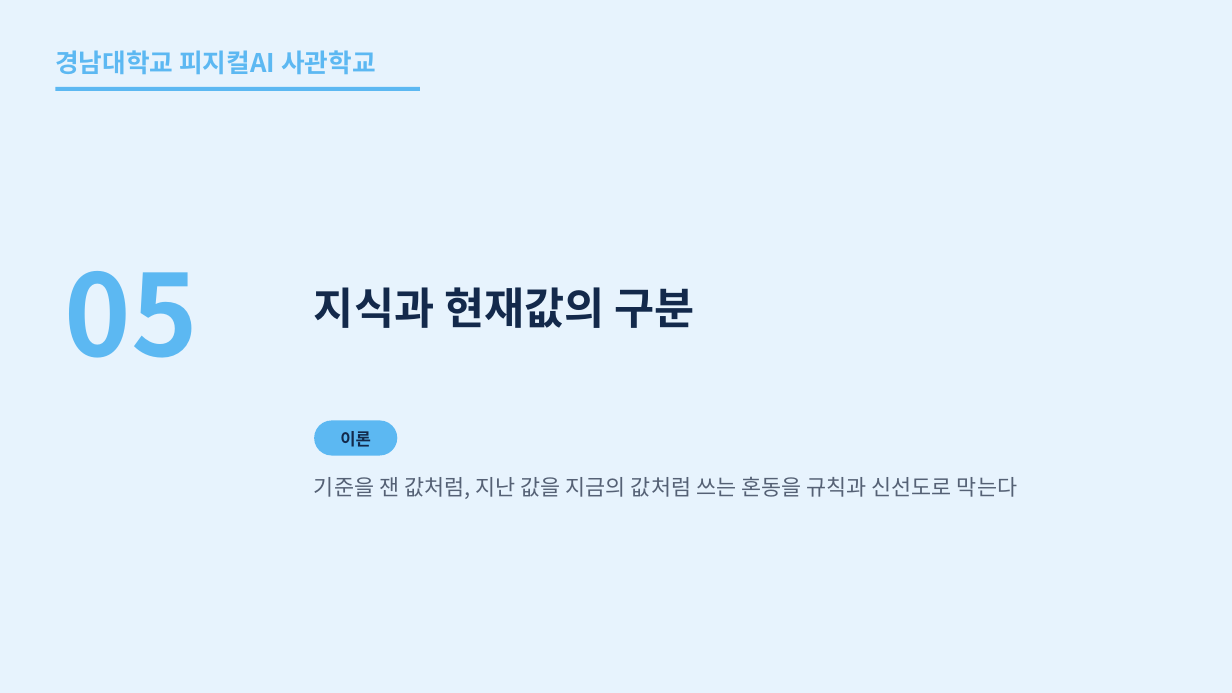
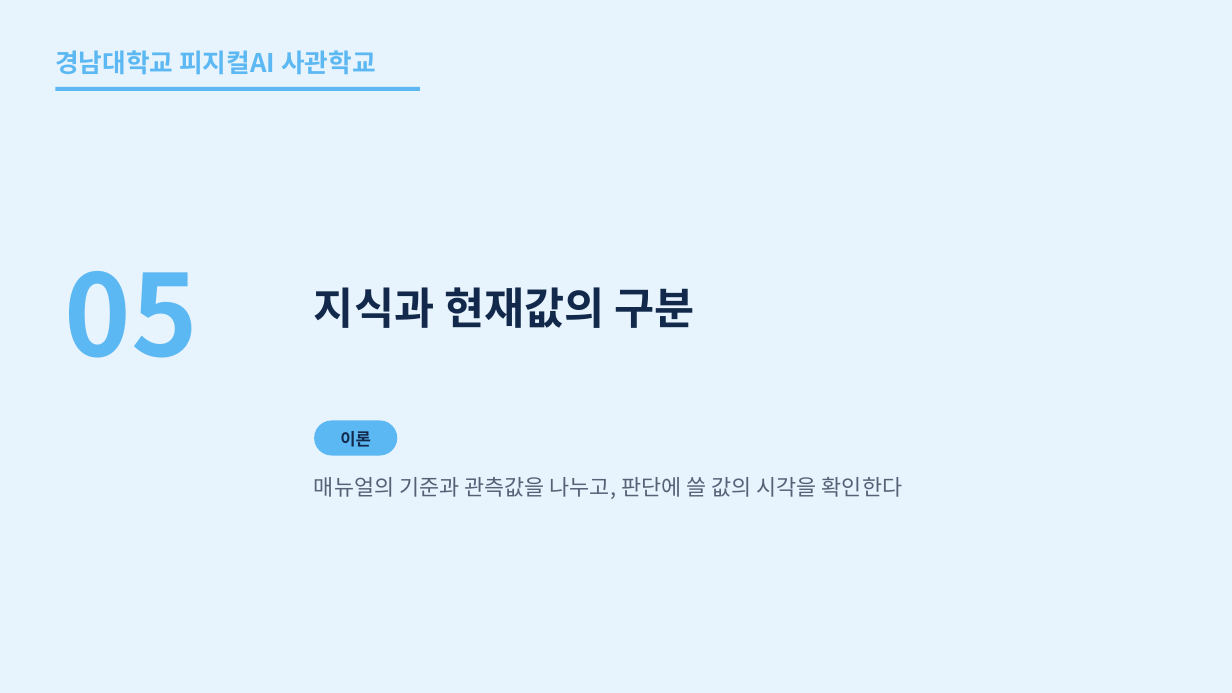
Before and after one commit to uengine-oss/hyd-iot-edu, a slide deck: slide 40 of workspace/강의제작/산출물/통합반/이론/05회차/통합반_05일차.pptx. Drawn at 1232x693 pixels with LibreOffice and Linux fonts; fonts in the diff are those of the drawing. Boxes give left, top, right and bottom in pixels: in the first picture for what was removed or moved away, otherwise in the second. Text is boxed around its words. In the diff, an @@ line names an element or a change of style, - is before the commit and + after.

Commit message:
통합반 5회차 40~43장의 기준·현재값·신선도 판단과 낭독 입력을 확정한다

```diff
--- a/workspace/강의제작/산출물/통합반/이론/05회차/통합반_05일차.pptx
+++ b/workspace/강의제작/산출물/통합반/이론/05회차/통합반_05일차.pptx
@@ text at (314, 477, 902, 499): text changed @@
-기준을 잰 값처럼, 지난 값을 지금의 값처럼 쓰는 혼동을 규칙과 신선도로 막는다
+매뉴얼의 기준과 관측값을 나누고, 판단에 쓸 값의 시각을 확인한다
```
Also in this commit, not shown: 3 other slides changed, 26 other files.
